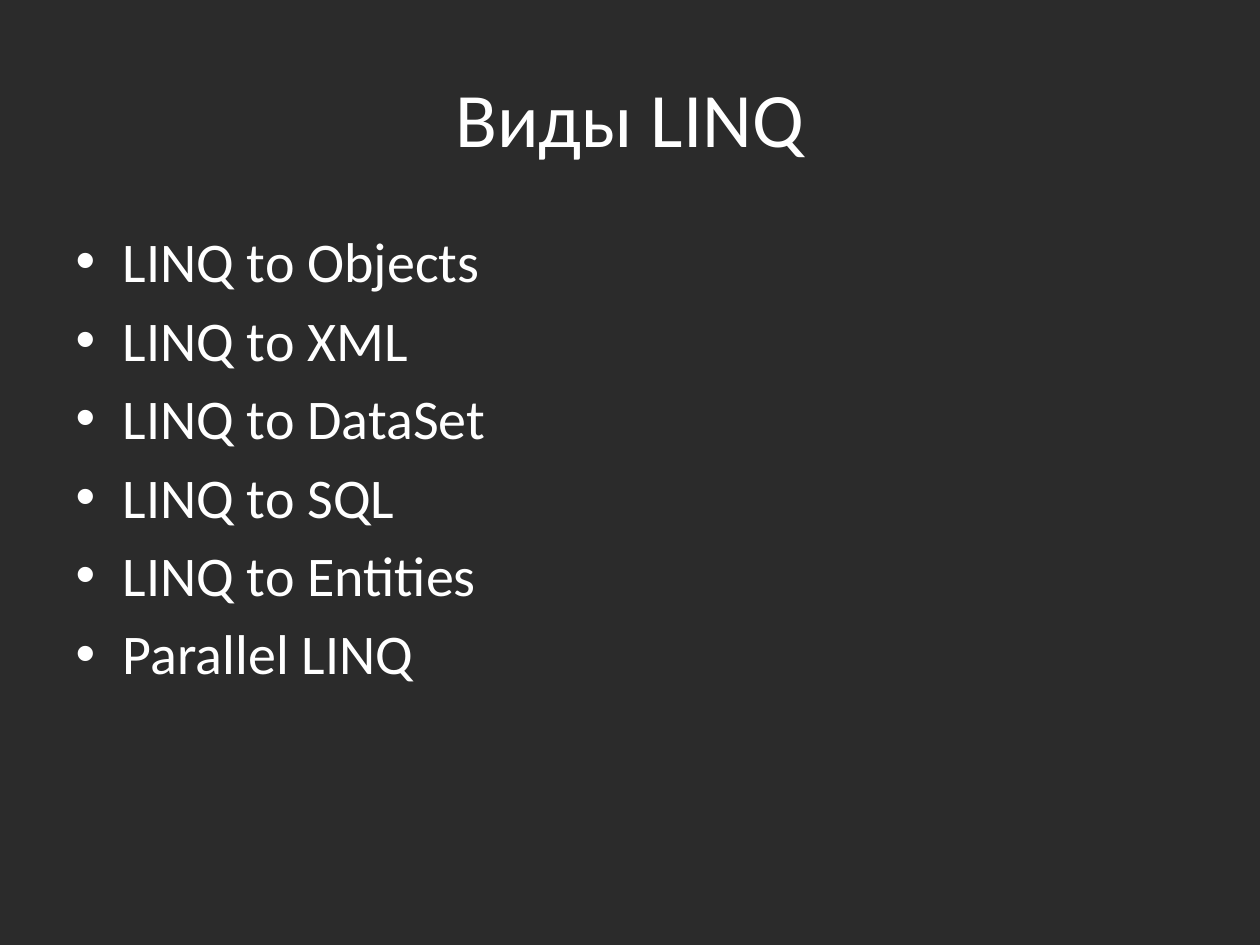
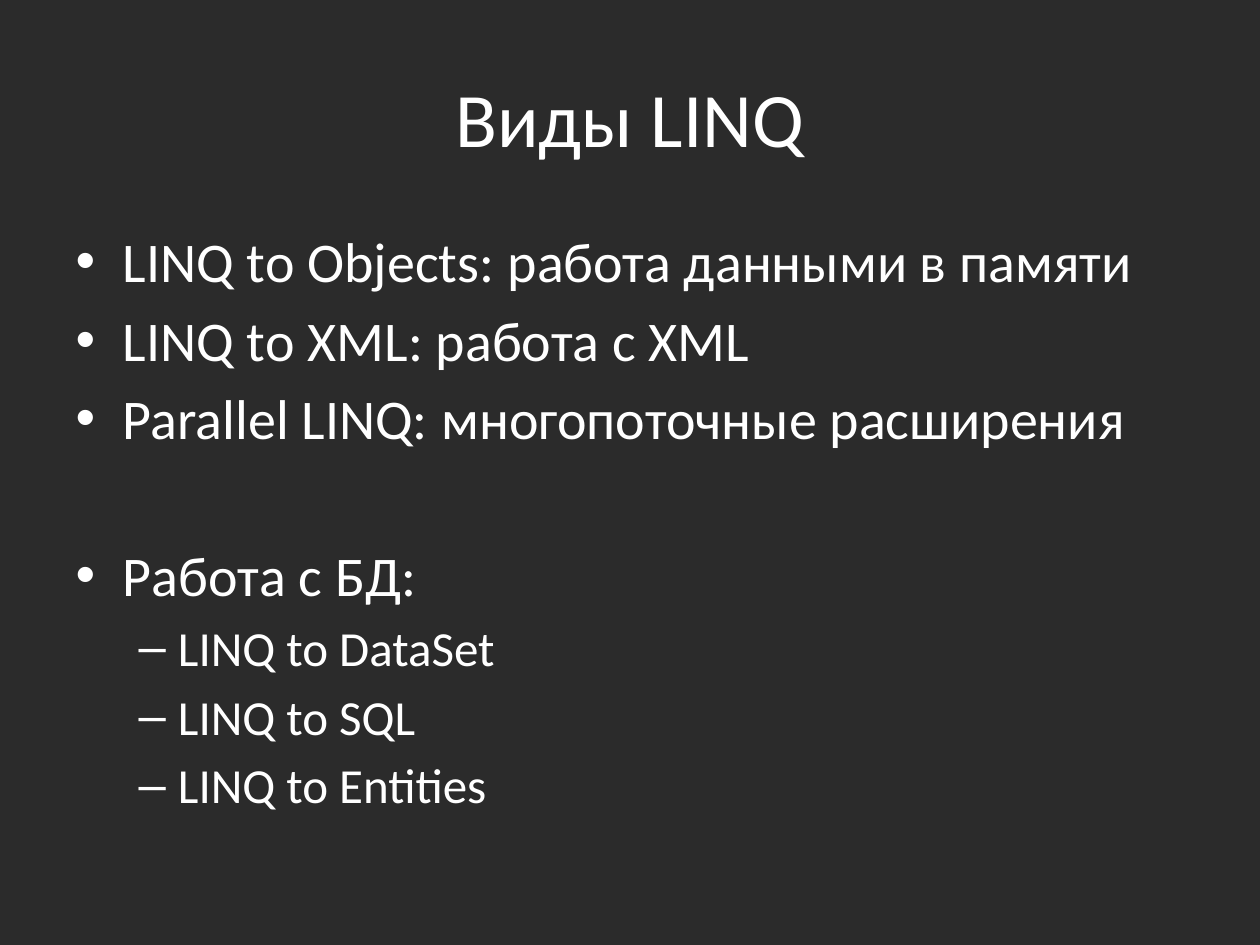
Before and after one commit to bazile/Training, a slide deck: slide 5 of Presentation/lesson-11-linq.pptx. Drawn at 1260x945 pixels with LibreOffice and Linux fonts; fonts in the diff are those of the drawing; background and template pictures are left out; a plain dark background stands for a picture behind light text. Boxes give left, top, right and bottom in pixels: in the first picture for what was removed or moved away, otherwise in the second. Text is boxed around its words. In the diff, an @@ line names an element or a change of style, - is before the commit and + after.

```diff
--- a/Presentation/lesson-11-linq.pptx
+++ b/Presentation/lesson-11-linq.pptx
@@ text at box(123, 243, 1131, 605): text changed @@
-• LINQ to Objects
-• LINQ to XML
+• LINQ to Objects: работа данными в памяти
+• LINQ to XML: работа с XML
+• Parallel LINQ: многопоточные расширения
+• Работа с БД:
@@ text at box(123, 635, 413, 682): paragraph removed @@
-• Parallel LINQ
@@ text at box(178, 634, 494, 810): size 32 to 28 pt in "LINQ to DataSet", "LINQ to SQL", "LINQ to Entities"; bullet • to –; list level 1 to 2 in "LINQ to DataSet"; list level 1 to 2 in "LINQ to SQL"; list level 1 to 2 in "LINQ to Entities" @@
```
Also in this commit, not shown: 4 other slides changed.
